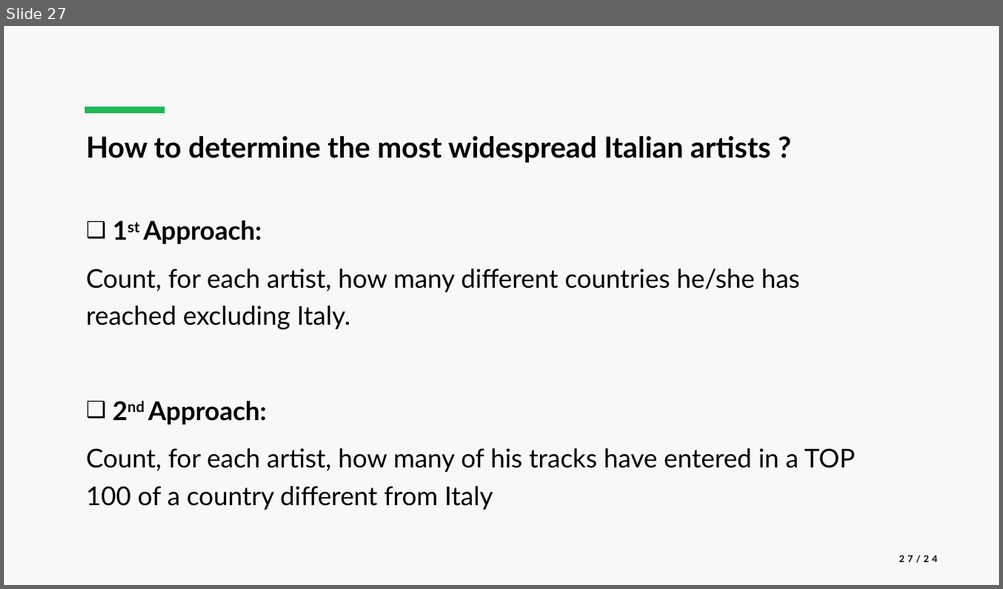
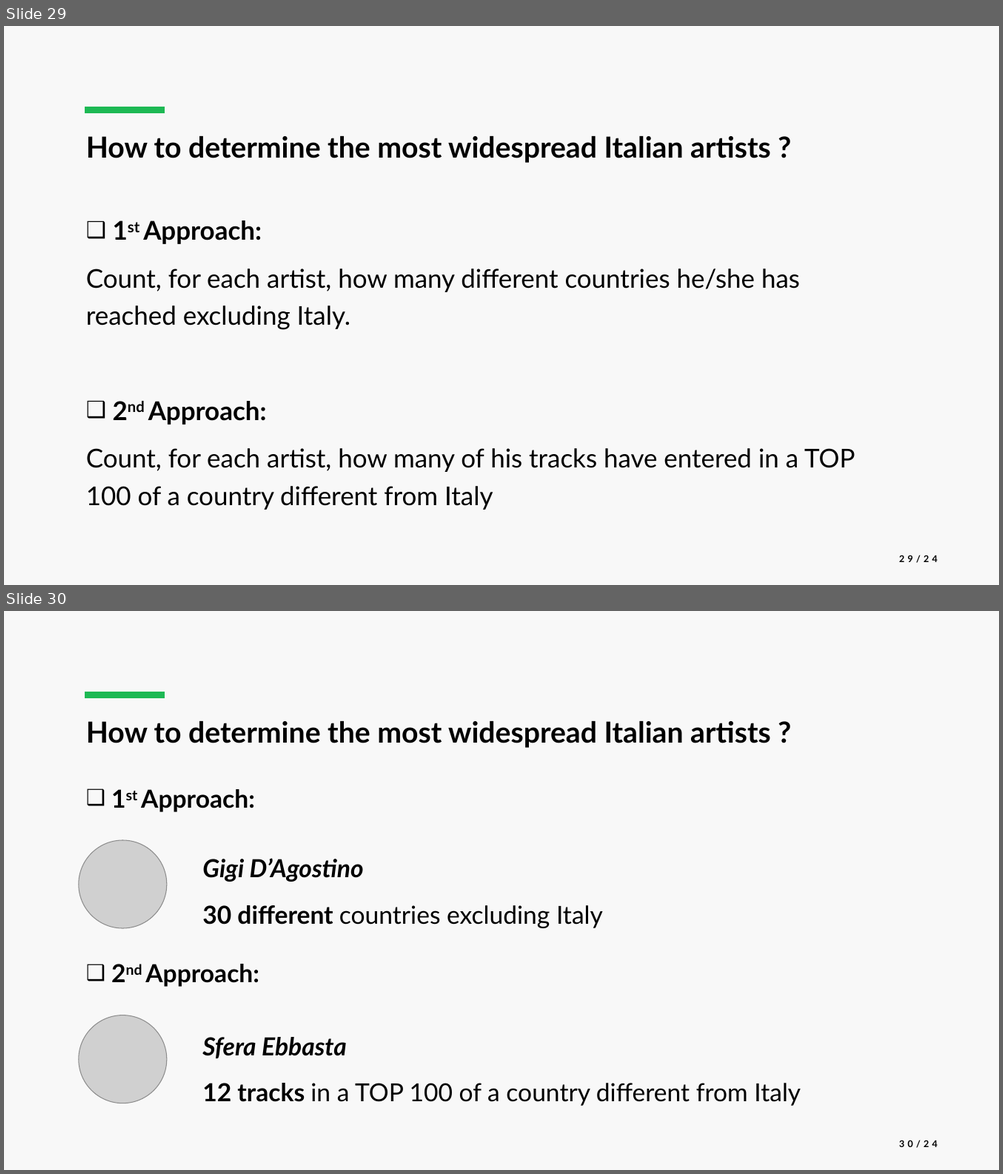
Before and after one commit to luca-martinelli-09/spotify-pg, a slide deck: slides/Spotify_Presentation.pptx. Shown one above the other, each under a label of ours: slide 27 before the commit, slides 29 and 30 after it. The pictures are 1003x589 and 1003x1174 pixels, drawn with LibreOffice and Linux fonts; fonts in the diff are those of the drawing; grey boxes stand for pictures. Boxes give left, top, right and bottom in pixels: in the first picture for what was removed or moved away, otherwise in the second. Text is boxed around its words. In the diff, an @@ line names an element or a change of style, - is before the commit and + after.

```diff
--- a/slides/Spotify_Presentation.pptx
+++ b/slides/Spotify_Presentation.pptx
@@ slide 30 added at [4,611,999,1170], background #F8F8F8; not listed: 1 template element that a slide beside it also shows @@
@@ text added at [86,721,771,748], 28 pt, text #000000, bold @@
+How to determine the most widespread Italian artists ?
@@ text added at [141,789,255,812], 24 pt, text #000000, bold @@
+❑ 1st Approach:
@@ picture added at [79,841,167,929] @@
@@ text added at [202,858,603,928], 24 pt, text #000000, bold @@
+Gigi D’Agostino
+30 different countries excluding Italy
@@ text added at [145,964,259,987], 24 pt, text #000000, bold @@
+❑ 2nd Approach:
@@ picture added at [79,1015,167,1103] @@
@@ text added at [202,1037,800,1106], 24 pt, text #000000 @@
+Sfera Ebbasta
+12 tracks in a TOP 100 of a country different from Italy
@@ page number added at [899,1140,937,1148], 9 pt, text #000000, bold @@
+30/24
@@ what was slide 27 is now slide 29 @@
@@ page number at [899,555,937,563]: text changed @@
-27/24
+29/24
```
Also in this commit, not shown: 5 slides changed, 2 other slides added, 2 slides removed, 1 other file.
